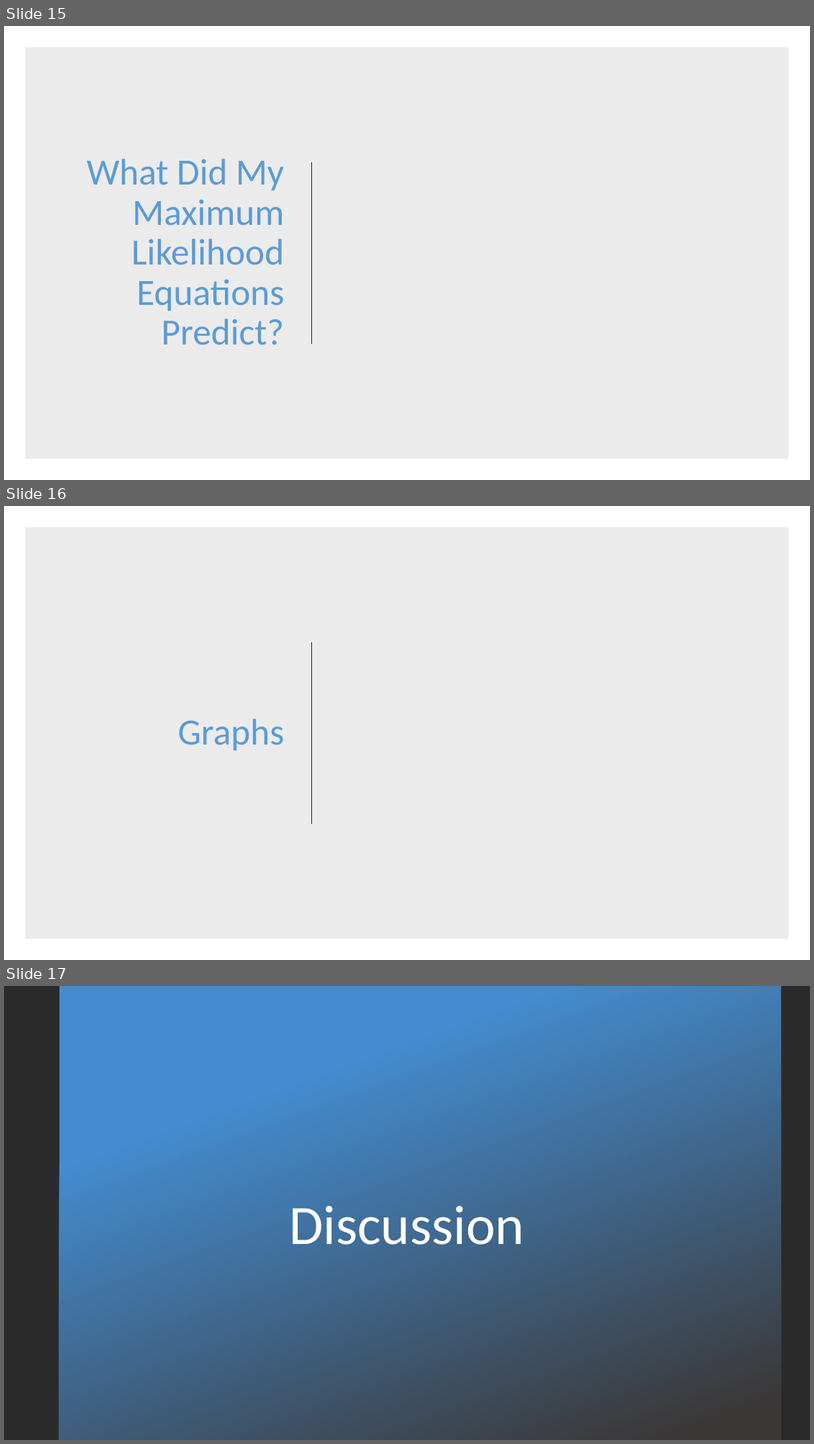
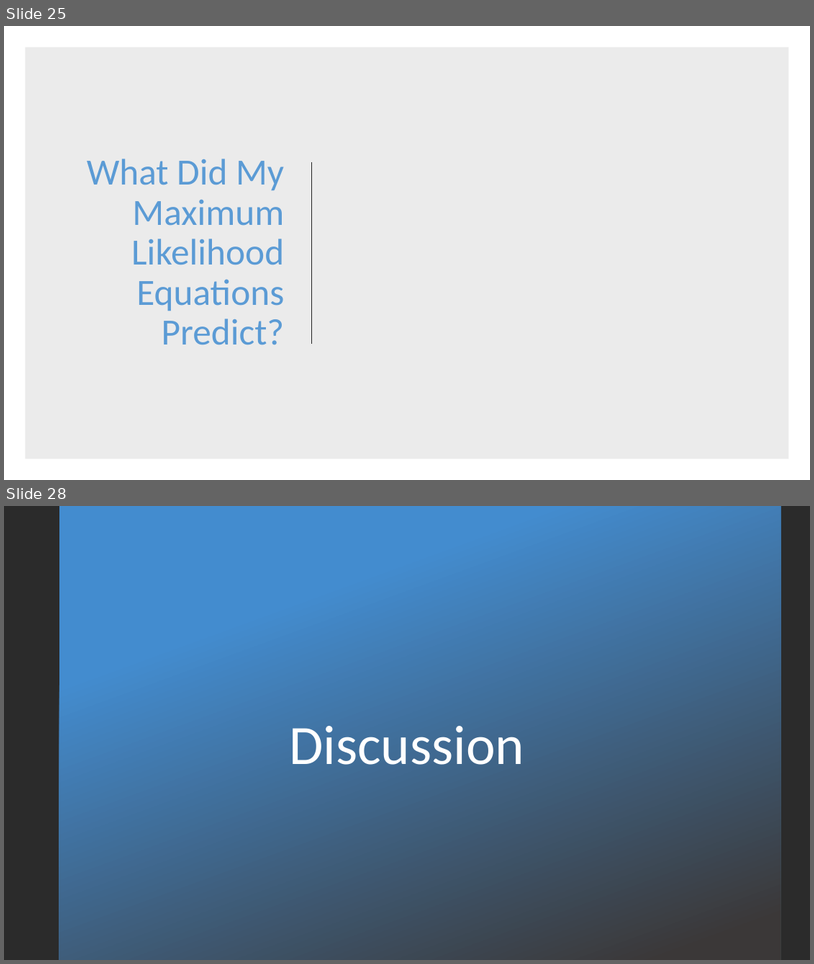
Before and after one commit to ndorilas2014/RMTProject, a slide deck: Presentation(RMT).pptx. Shown one above the other, each under a label of ours: slides 15, 16 and 17 before the commit, slides 25 and 28 after it; the slides between them are not shown. The pictures are 814x1444 and 814x964 pixels, drawn with LibreOffice and Linux fonts; fonts in the diff are those of the drawing; background and template pictures are left out; a plain dark background stands for a picture behind light text. Boxes give left, top, right and bottom in pixels: in the first picture for what was removed or moved away, otherwise in the second. Text is boxed around its words. In the diff, an @@ line names an element or a change of style, - is before the commit and + after.

```diff
--- a/Presentation(RMT).pptx
+++ b/Presentation(RMT).pptx
@@ slide 16 removed at <box>4,506,810,960</box>, background #FFFFFF @@
@@ rectangle removed at <box>25,527,790,939</box> @@
@@ line removed from (312, 642) to (312, 824) @@
@@ title removed at <box>178,718,285,750</box> @@
-Graphs
@@ what was slide 15 is now slide 25 @@
@@ what was slide 17 is now slide 28 @@
```
Also in this commit, not shown: 6 slides changed, 13 slides added, 1 other slide removed, 17 other files.
